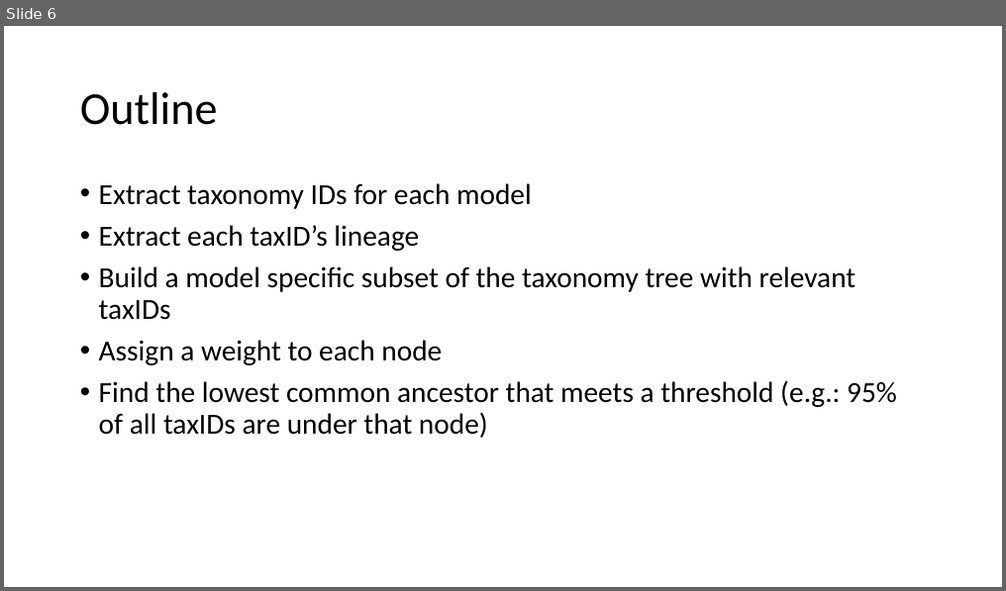
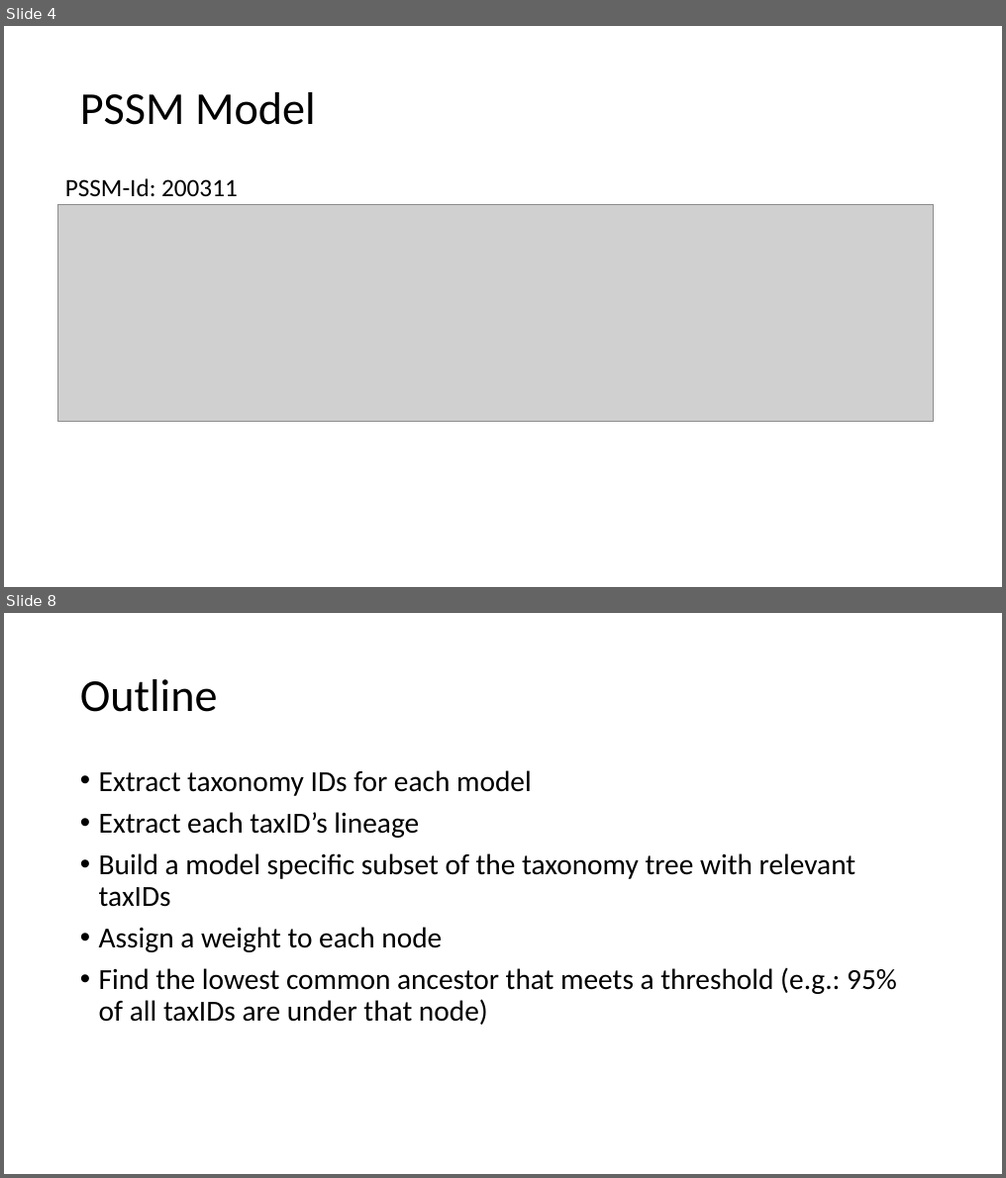
Before and after one commit to NCBI-Codeathons/Taxonomy-specific-RPS-BLAST-part-I, a slide deck: Presentation/Taxonomy-specific RPS-BLAST.pptx. Shown one above the other, each under a label of ours: slide 6 before the commit, slides 4 and 8 after it; the slides between them are not shown. The pictures are 1006x591 and 1006x1178 pixels, drawn with LibreOffice and Linux fonts; fonts in the diff are those of the drawing; grey boxes stand for pictures. Boxes give left, top, right and bottom in pixels: in the first picture for what was removed or moved away, otherwise in the second. Text is boxed around its words. In the diff, an @@ line names an element or a change of style, - is before the commit and + after.

```diff
--- a/Presentation/Taxonomy-specific RPS-BLAST.pptx
+++ b/Presentation/Taxonomy-specific RPS-BLAST.pptx
@@ slide 4 added at (4,26,1002,587), background #FFFFFF @@
@@ title added at (80,92,316,125), 44 pt, text #000000 @@
+PSSM Model
@@ text added at (65,178,238,196), 24 pt, text #000000 @@
+PSSM-Id: 200311
@@ picture added at (57,204,934,421) @@
@@ what was slide 6 is now slide 8 @@
```
Also in this commit, not shown: 4 slides changed, 3 other slides added, 1 slide removed.
